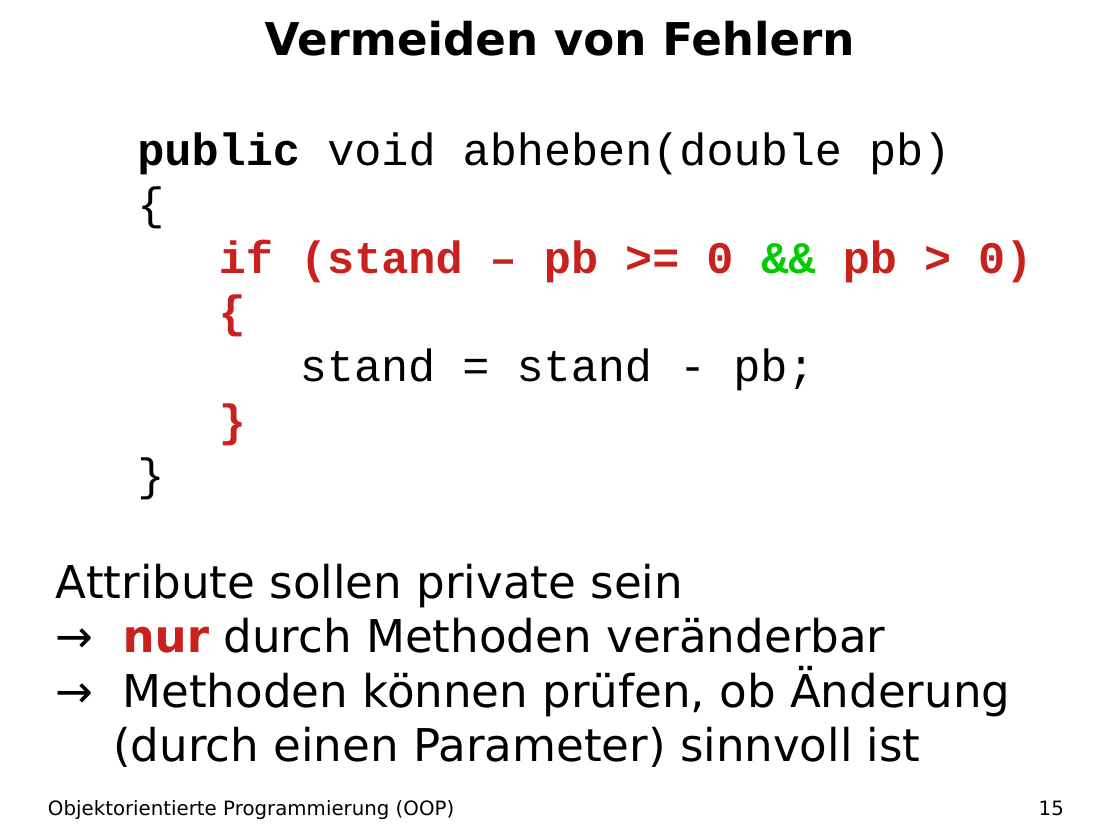
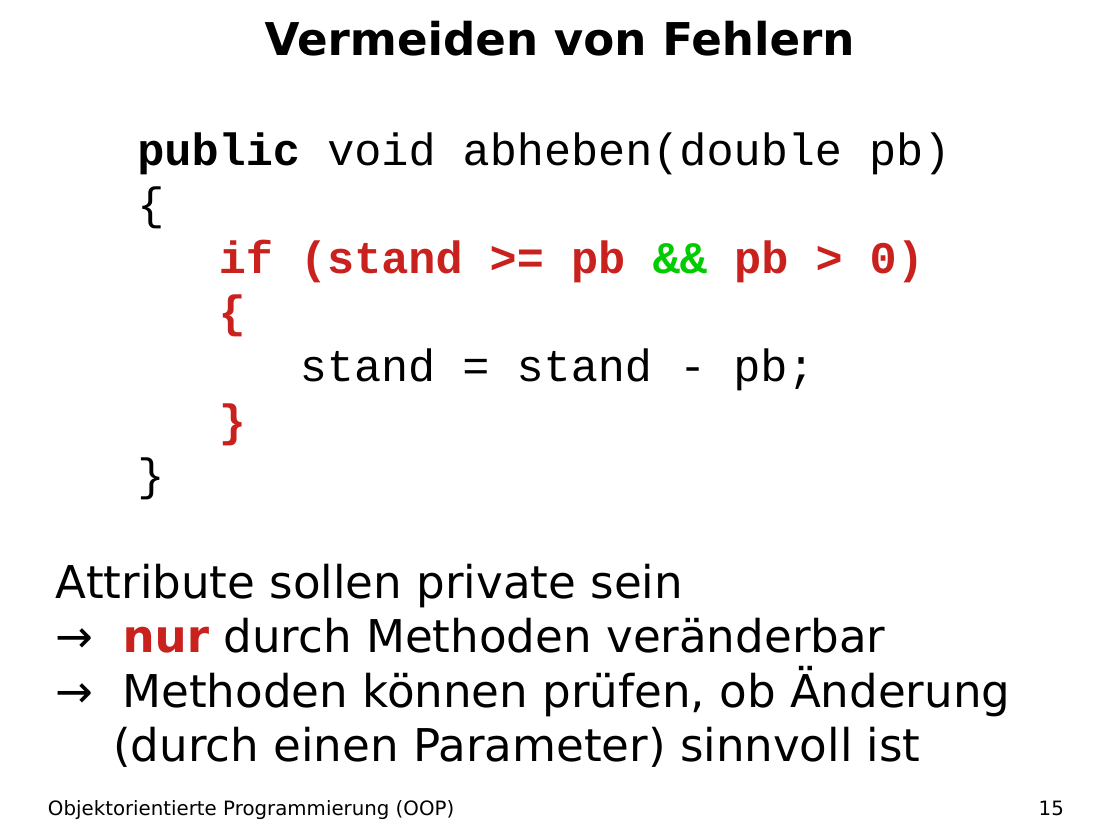
Before and after one commit to christianpothmann/Informatikunterricht, a slide deck: slide 15 of Java/01 OOP/Einführung OOP Source/22 Zugriffsmodifikator/PR Zugriffsmodifikator.odp. Drawn at 1120x840 pixels with LibreOffice and Linux fonts; fonts in the diff are those of the drawing. Boxes give left, top, right and bottom in pixels: in the first picture for what was removed or moved away, otherwise in the second. Text is boxed around its words. In the diff, an @@ line names an element or a change of style, - is before the commit and + after.

```diff
--- a/Java/01 OOP/Einführung OOP Source/22 Zugriffsmodifikator/PR Zugriffsmodifikator.odp
+++ b/Java/01 OOP/Einführung OOP Source/22 Zugriffsmodifikator/PR Zugriffsmodifikator.odp
@@ text at (219, 241, 924, 283): text changed @@
-if (stand – pb >= 0 && pb > 0)
+if (stand >= pb && pb > 0)
```
Also in this commit, not shown: 4 other slides changed, 52 other files.
